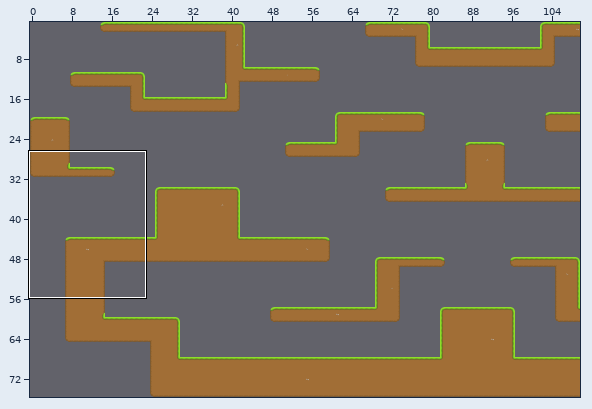
Two versions of a level (Tiled map (JSON), resources/map/map1.json). Above: a wide view before the commit, with the close-up outlined.
Close-up. The starting point:
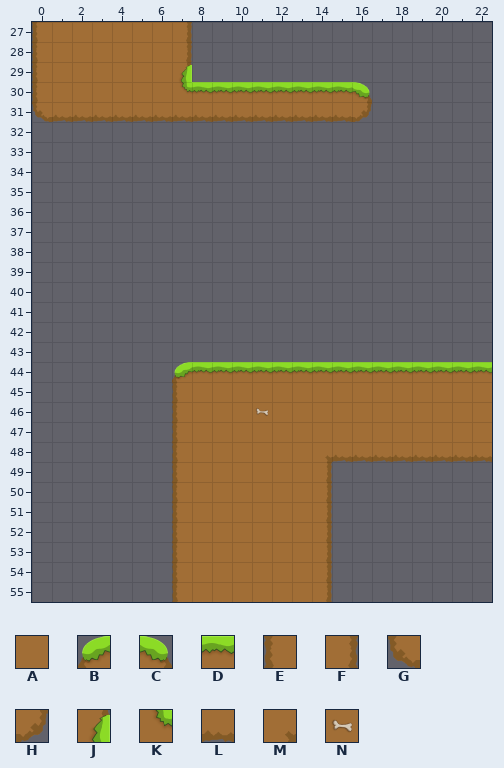
Cells are 32x32 px. Shown: x 0..22, y 27..55. The commit also changed other parts of the map, which this record leaves out.
Key: from "grass": A 1, B 4, C 5, D 7, E 11, F 12, G 18, H 19, J 20, K 22, L 25, M 26, N 31.
_ is an empty cell.
Layer "Tilelaag 1" before, first column x 0:
27 EAAAAAAF_______________
28 EAAAAAAF_______________
29 EAAAAAAJ_______________
30 EAAAAAAKDDDDDDDDC______
31 GLLLLLLLLLLLLLLLH______
32 _______________________
33 _______________________
34 _______________________
35 _______________________
36 _______________________
37 _______________________
38 _______________________
39 _______________________
40 _______________________
41 _______________________
42 _______________________
43 _______________________
44 _______BDDDDDDDDDDDDDDD
45 _______EAAAAAAAAAAAAAAA
46 _______EAAANAAAAAAAAAAA
47 _______EAAAAAAAAAAAAAAA
48 _______EAAAAAAMLLLLLLLL
49 _______EAAAAAAF________
50 _______EAAAAAAF________
51 _______EAAAAAAF________
52 _______EAAAAAAF________
53 _______EAAAAAAF________
54 _______EAAAAAAF________
55 _______EAAAAAAF________
After:
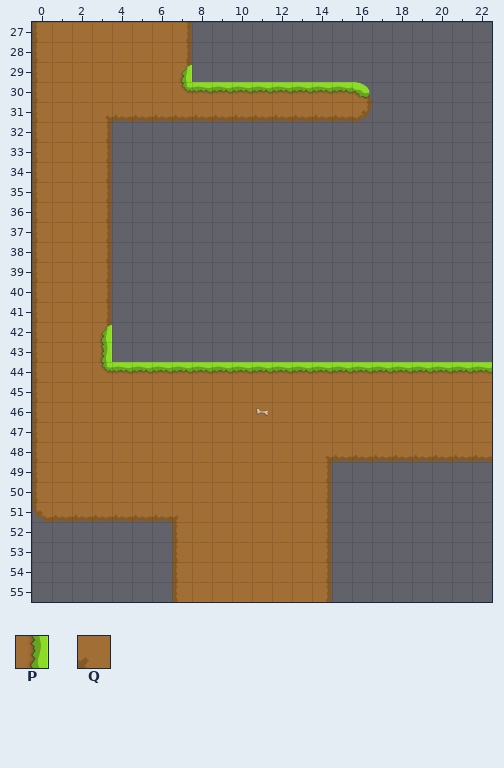
Further tiles: from "grass": P 8, Q 27.
The edit:
Changed rows in their new state; . is an unchanged cell.
Layer "Tilelaag 1":
first column x 0:
31 EAAM....
32 EAAF....
33 EAAF....
34 EAAF....
35 EAAF....
36 EAAF....
37 EAAF....
38 EAAF....
39 EAAF....
40 EAAF....
41 EAAF....
42 EAAJ....
43 EAAP....
44 EAAKDDDD
45 EAAAAAAA
46 EAAAAAAA
47 EAAAAAAA
48 EAAAAAAA
49 EAAAAAAA
50 EAAAAAAA
51 GLLLLLLQ
